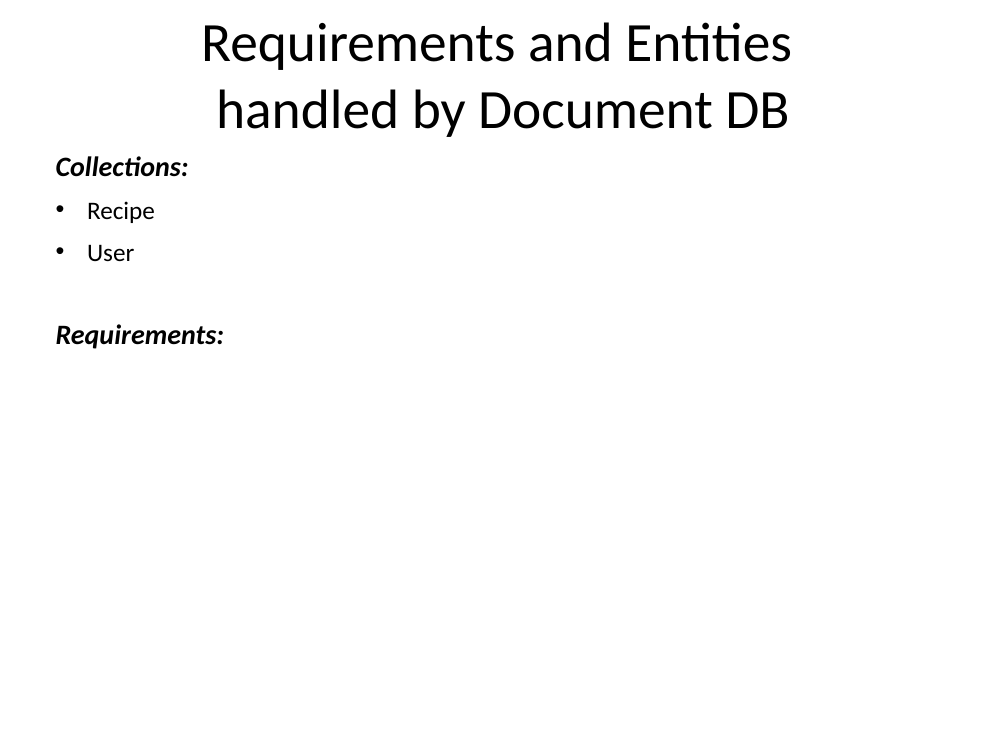
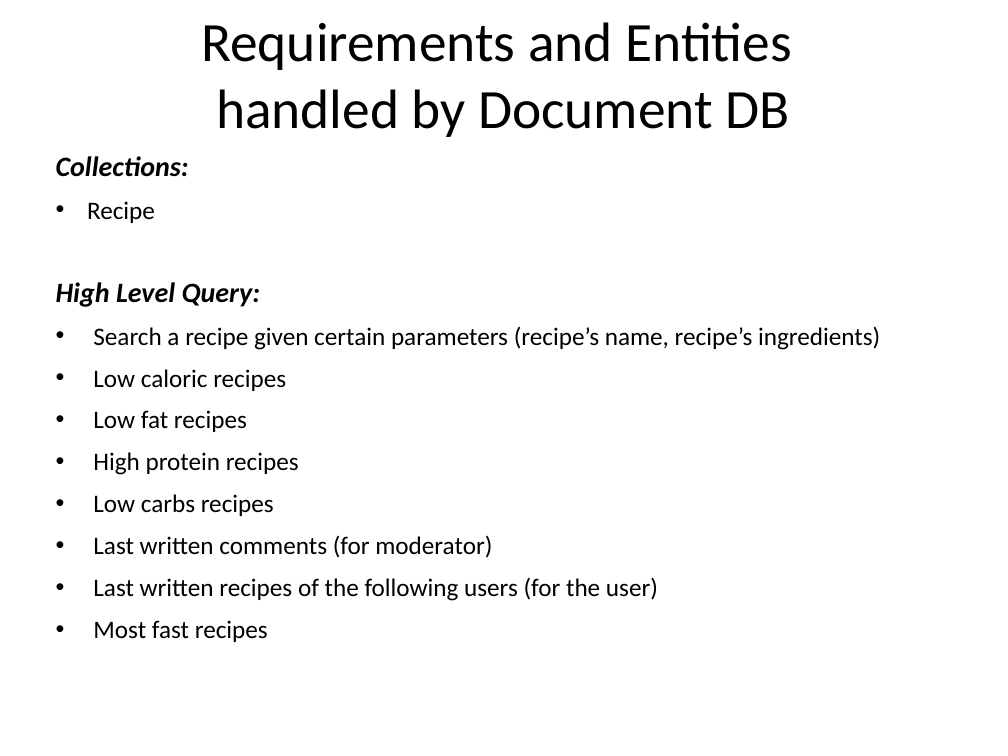
Before and after one commit to fraie98/JustRecipe, a slide deck: slide 6 of Documents/JustRecipe Presentation.pptx. Drawn at 1008x756 pixels with LibreOffice and Linux fonts; fonts in the diff are those of the drawing; background and template pictures are left out. Boxes give left, top, right and bottom in pixels: in the first picture for what was removed or moved away, otherwise in the second. Text is boxed around its words. In the diff, an @@ line names an element or a change of style, - is before the commit and + after.

```diff
--- a/Documents/JustRecipe Presentation.pptx
+++ b/Documents/JustRecipe Presentation.pptx
@@ text at (56, 282, 880, 642): text changed; size 20 to 18 pt; bold off; italic off @@
-• User
-Requirements:
+High Level Query:
+• Search a recipe given certain parameters (recipe’s name, recipe’s ingredients)
+• Low caloric recipes
+• Low fat recipes
+• High protein recipes
+• Low carbs recipes
+• Last written comments (for moderator)
+• Last written recipes of the following users (for the user)
+• Most fast recipes
```
Also in this commit, not shown: 1 other slide changed.
